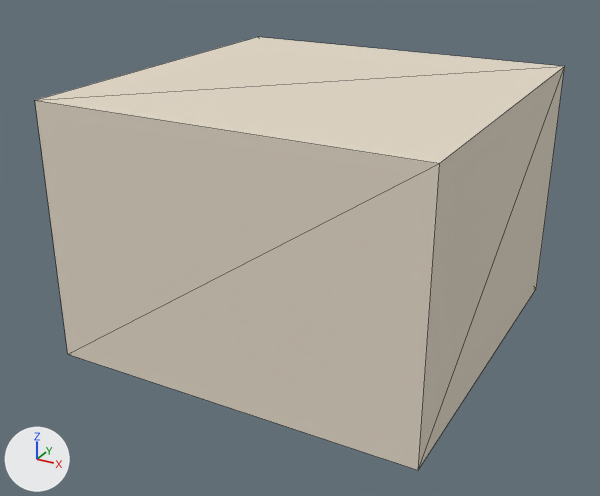
What one commit did to the glTF model public/buildings/lot_2x2.glb.
Rendered twice from a 50 mm lens placed at (21.4, -20.2, 16.8), pointed at (7.1, 5.9, 3.7). The lights are fixed; the arrows at lower left show +X, +Y and +Z. The first picture is the older version. Mesh edges are drawn as thin lines. Vertices at exactly the same position are counted once.

Objects in the first picture: 'lot_2x2'.
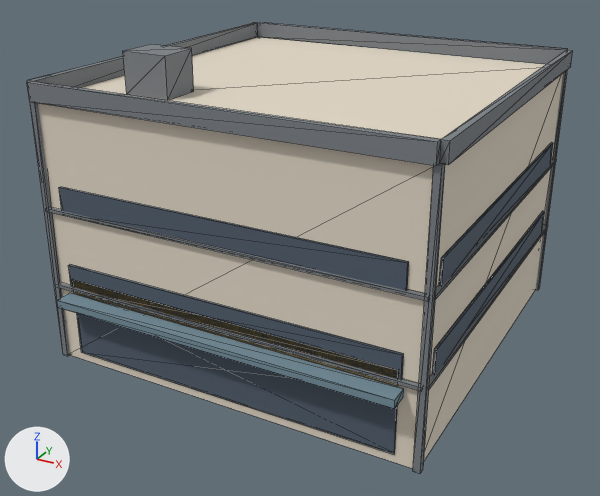
The change in detail:
Material 'lot_2x2_trim' (mat_lot_2x2_trim) is new.
Its base color is (0.2, 0.22, 0.24) (grey #7c8186).
Its roughness is 0.85.
Material 'lot_2x2_glass' (mat_lot_2x2_glass) is new.
Its base color is (0.08, 0.11, 0.15) (greyish blue #505d6c).
Its roughness is 0.85.
Material 'lot_2x2_sign' (mat_lot_2x2_sign) is new.
Its base color is (0.92, 0.66, 0.22) (yellow #f6d481).
Its roughness is 0.85.
Material 'lot_2x2_awning' (mat_lot_2x2_awning) is new.
Its base color is (0.18, 0.28, 0.34) (greyish blue #76909e).
Its roughness is 0.85.
me_lot_2x2 is used by ob_lot_2x2; location (0.0, 0.0, 0.0).
me_lot_2x2 had 8 vertices, 12 faces and spanned x 0.0..14.5, y 0.0..14.5, z 0.0..10.0.
me_lot_2x2 now has 220 vertices, 348 faces and spans x -0.25..14.75, y -0.75..14.75, z 0.0..11.5.
me_lot_2x2 part 1: a new loose piece, a box spanning x 2.17..3.97, y 2.17..3.67, z 10.0..11.5, in mat_lot_2x2_trim (grey #7c8186).
me_lot_2x2 part 2: a new loose piece, a box spanning x 0.0..14.5, y -0.16..0.02, z 3.0..3.12, in mat_lot_2x2_trim (grey #7c8186).
me_lot_2x2 part 3: a new loose piece, a box spanning x 14.48..14.66, y 0.0..14.5, z 3.0..3.12, in mat_lot_2x2_trim (grey #7c8186).
me_lot_2x2 part 4: a new loose piece, a box spanning x 0.0..14.5, y -0.16..0.02, z 6.0..6.12, in mat_lot_2x2_trim (grey #7c8186).
me_lot_2x2 part 5: a new loose piece, a box spanning x 14.48..14.66, y 0.0..14.5, z 6.0..6.12, in mat_lot_2x2_trim (grey #7c8186).
me_lot_2x2 part 6: a new loose piece, a box spanning x -0.12..0.12, y -0.12..0.12, z 0.0..10.0, in mat_lot_2x2_trim (grey #7c8186).
me_lot_2x2 part 7: a new loose piece, a box spanning x 14.38..14.62, y -0.12..0.12, z 0.0..10.0, in mat_lot_2x2_trim (grey #7c8186).
me_lot_2x2 part 8: a new loose piece, a box spanning x 14.38..14.62, y 14.38..14.62, z 0.0..10.0, in mat_lot_2x2_trim (grey #7c8186).
me_lot_2x2 part 9: a new loose piece, a box spanning x 0.8..13.7, y -0.06..0.0, z 0.35..2.7, in mat_lot_2x2_glass (greyish blue #505d6c).
me_lot_2x2 part 10: a new loose piece, a box spanning x 0.7..13.8, y -0.08..0.0, z 3.0..4.0, in mat_lot_2x2_glass (greyish blue #505d6c).
me_lot_2x2 part 11: a new loose piece, a box spanning x 14.5..14.58, y 0.7..13.8, z 3.0..4.0, in mat_lot_2x2_glass (greyish blue #505d6c).
me_lot_2x2 part 12: a new loose piece, a box spanning x 0.7..13.8, y -0.08..0.0, z 6.0..7.0, in mat_lot_2x2_glass (greyish blue #505d6c).
me_lot_2x2 part 13: a new loose piece, a box spanning x 14.5..14.58, y 0.7..13.8, z 6.0..7.0, in mat_lot_2x2_glass (greyish blue #505d6c).
me_lot_2x2 part 14: a new loose piece, a box spanning x 0.8..13.7, y -0.08..0.0, z 2.9..3.45, in mat_lot_2x2_sign (yellow #f6d481).
me_lot_2x2 part 15: a new loose piece, a box spanning x 0.6..13.9, y -0.75..-0.08, z 2.55..2.85, in mat_lot_2x2_awning (greyish blue #76909e).
me_lot_2x2 part 16: 20 vertices added at x -0.25..14.75, y -0.25..14.75, z 10.0..10.65.
Other edits to the shape of me_lot_2x2 do not show in these pictures.
me_lot_2x2 gains material mat_lot_2x2_trim (grey #7c8186).
me_lot_2x2 gains material mat_lot_2x2_glass (greyish blue #505d6c).
me_lot_2x2 gains material mat_lot_2x2_sign (yellow #f6d481).
me_lot_2x2 gains material mat_lot_2x2_awning (greyish blue #76909e).

Where the change shows, as pixel boxes [x1, y1, x2, y2] in the pictures (600 x 496 px):
'lot_2x2', reshaped: before [35, 37, 564, 470]; after [27, 22, 573, 473]
part 1 of me_lot_2x2, added: after [123, 44, 194, 100]
part 2 of me_lot_2x2, added: after [56, 283, 423, 391]
part 3 of me_lot_2x2, added: after [428, 225, 548, 390]
part 4 of me_lot_2x2, added: after [46, 207, 429, 301]
part 5 of me_lot_2x2, added: after [434, 159, 557, 300]
part 6 of me_lot_2x2, added: after [30, 102, 70, 356]
part 7 of me_lot_2x2, added: after [413, 164, 445, 473]
part 8 of me_lot_2x2, added: after [536, 70, 568, 290]
part 9 of me_lot_2x2, added: after [77, 313, 397, 454]
part 10 of me_lot_2x2, added: after [68, 264, 403, 380]
part 11 of me_lot_2x2, added: after [432, 211, 545, 375]
part 12 of me_lot_2x2, added: after [59, 187, 409, 291]
part 13 of me_lot_2x2, added: after [439, 143, 553, 286]
part 14 of me_lot_2x2, added: after [73, 280, 398, 386]
part 15 of me_lot_2x2, added: after [57, 293, 404, 408]
part 16 of me_lot_2x2, added: after [27, 22, 573, 166]
